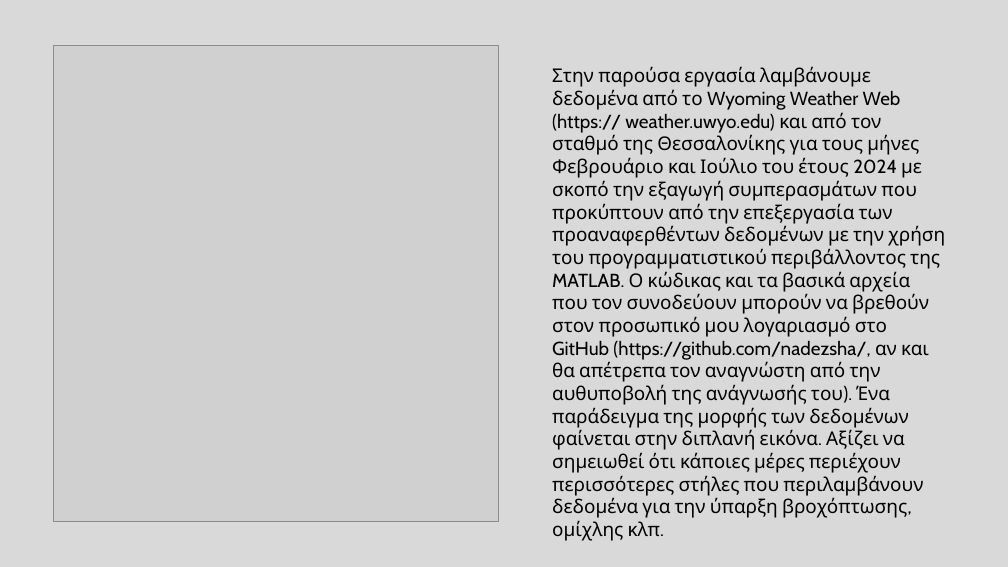
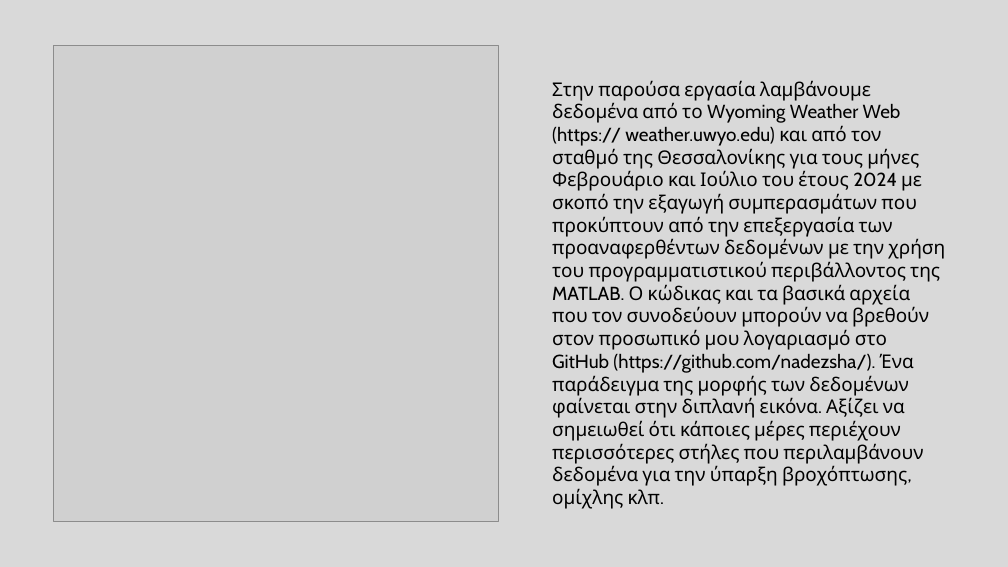
Before and after one commit to nadezsha/MSc---Applied-Meteorology-and-Environmental-Physics, a slide deck: slide 2 of Synoptic and Dynamic Meteorology/training_task/01ΜeteorologicalObservationsOnTheGround.pptx. Drawn at 1008x567 pixels with LibreOffice and Linux fonts; fonts in the diff are those of the drawing; grey boxes stand for pictures. Boxes give left, top, right and bottom in pixels: in the first picture for what was removed or moved away, otherwise in the second. Text is boxed around its words. In the diff, an @@ line names an element or a change of style, - is before the commit and + after.

```diff
--- a/Synoptic and Dynamic Meteorology/training_task/01ΜeteorologicalObservationsOnTheGround.pptx
+++ b/Synoptic and Dynamic Meteorology/training_task/01ΜeteorologicalObservationsOnTheGround.pptx
@@ text at [552, 80, 945, 509]: text changed @@
-Στην παρούσα εργασία λαμβάνουμε δεδομένα από το Wyoming Weather Web (https:// weather.uwyo.edu) και από τον σταθμό της Θεσσαλονίκης για τους μήνες Φεβρουάριο και Ιούλιο του έτους 2024 με σκοπό την εξαγωγή συμπερασμάτων που προκύπτουν από την επεξεργασία των προαναφερθέντων δεδομένων με την χρήση του προγραμματιστικού περιβάλλοντος της MATLAB. Ο κώδικας και τα βασικά αρχεία που τον συνοδεύουν μπορούν να βρεθούν στον προσωπικό μου λογαριασμό στο GitHub (https://github.com/nadezsha/, αν και θα απέτρεπα τον αναγνώστη από την αυθυποβολή της ανάγνωσής του). Ένα παράδειγμα της μορφής των δεδομένων φαίνεται στην διπλανή εικόνα. Αξίζει να σημειωθεί ότι κάποιες μέρες περιέχουν περισσότερες στήλες που περιλαμβάνουν δεδομένα για την ύπαρξη βροχόπτωσης, ομίχλης κλπ.
+Στην παρούσα εργασία λαμβάνουμε δεδομένα από το Wyoming Weather Web (https:// weather.uwyo.edu) και από τον σταθμό της Θεσσαλονίκης για τους μήνες Φεβρουάριο και Ιούλιο του έτους 2024 με σκοπό την εξαγωγή συμπερασμάτων που προκύπτουν από την επεξεργασία των προαναφερθέντων δεδομένων με την χρήση του προγραμματιστικού περιβάλλοντος της MATLAB. Ο κώδικας και τα βασικά αρχεία που τον συνοδεύουν μπορούν να βρεθούν στον προσωπικό μου λογαριασμό στο GitHub (https://github.com/nadezsha/). Ένα παράδειγμα της μορφής των δεδομένων φαίνεται στην διπλανή εικόνα. Αξίζει να σημειωθεί ότι κάποιες μέρες περιέχουν περισσότερες στήλες που περιλαμβάνουν δεδομένα για την ύπαρξη βροχόπτωσης, ομίχλης κλπ.
```
Also in this commit, not shown: 18 other slides changed, 5 slides added.
